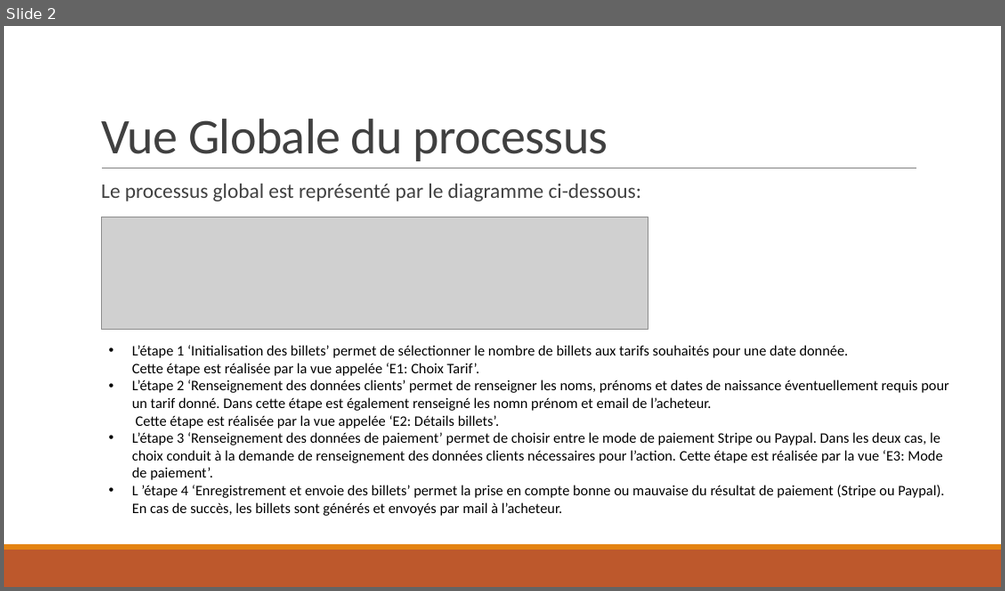
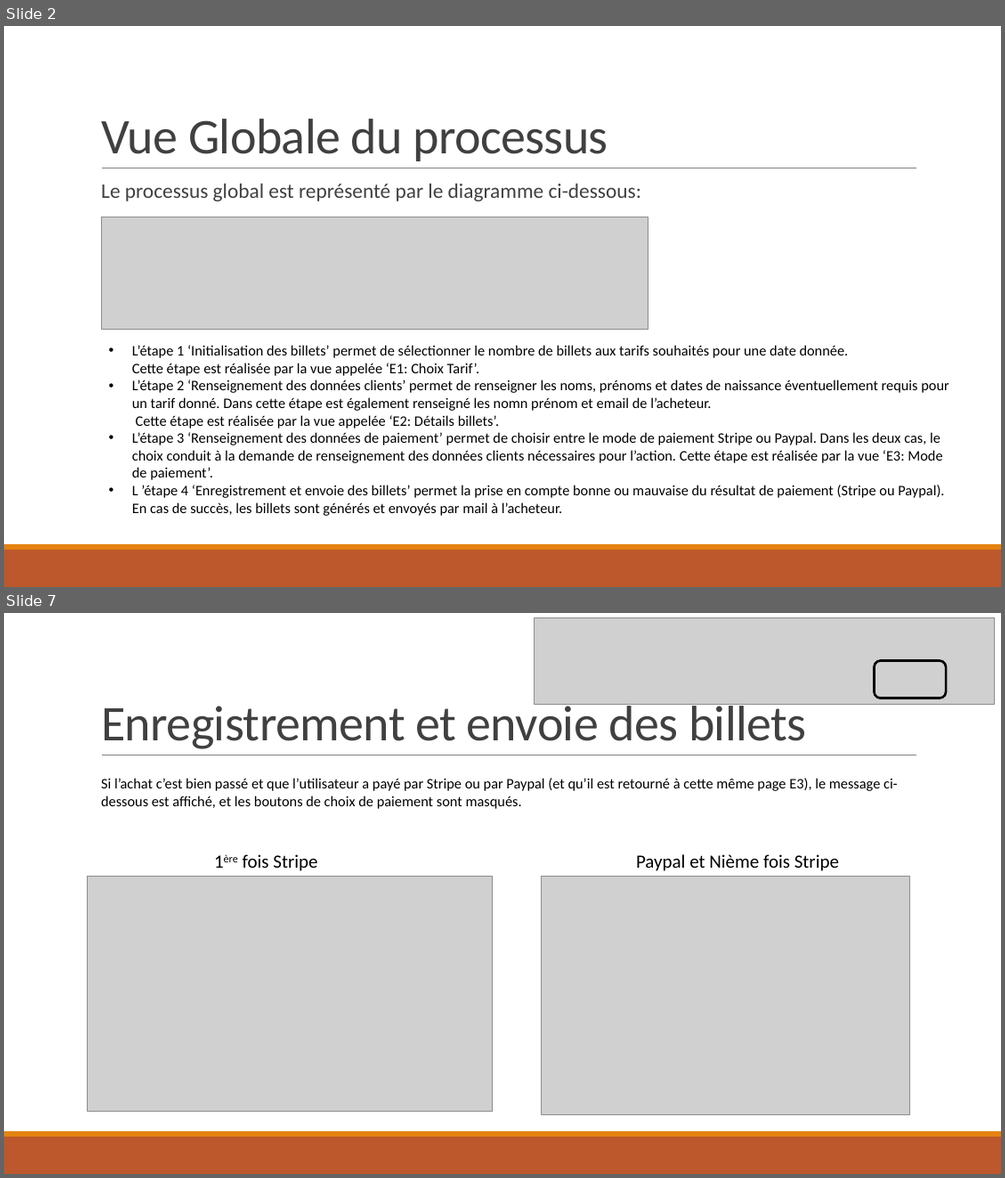
Before and after one commit to MarcoDec/Billets_Louvre, a slide deck: documentation/Livrables/Descriptif fonctionnel.pptx. Shown one above the other, each under a label of ours: slide 2 before the commit, slides 2 and 7 after it; the slides between them are not shown. The pictures are 1005x591 and 1005x1178 pixels, drawn with LibreOffice and Linux fonts; fonts in the diff are those of the drawing; grey boxes stand for pictures. Boxes give left, top, right and bottom in pixels: in the first picture for what was removed or moved away, otherwise in the second. Text is boxed around its words. In the diff, an @@ line names an element or a change of style, - is before the commit and + after.

```diff
--- a/documentation/Livrables/Descriptif fonctionnel.pptx
+++ b/documentation/Livrables/Descriptif fonctionnel.pptx
@@ slide 7 added at (4,613,1001,1174), background #FFFFFF; not listed: 3 template elements that a slide beside it also shows @@
@@ picture added at (534,617,995,704) @@
@@ rounded rectangle added at (874,661,947,698), outline #000000 2.25 pt @@
@@ title added at (101,699,807,749), 48 pt, text #404040 @@
+Enregistrement et envoie des billets
@@ text added at (101,778,898,809), 14 pt, text #000000 @@
+Si l’achat c’est bien passé et que l’utilisateur a payé par Stripe ou par Paypal (et qu’il est retourné à cette même page E3), le message ci-dessous est affiché, et les boutons de choix de paiement sont masqués.
@@ picture added at (88,876,493,1111) @@
@@ text added at (243,854,317,871), 18 pt, text #000000 @@
+1ère fois Stripe
@@ picture added at (541,876,910,1115) @@
@@ text added at (636,854,839,871), 18 pt, text #000000 @@
+Paypal et Nième fois Stripe
```
Also in this commit, not shown: 2 slides changed, 4 other slides added, 1 other file.
